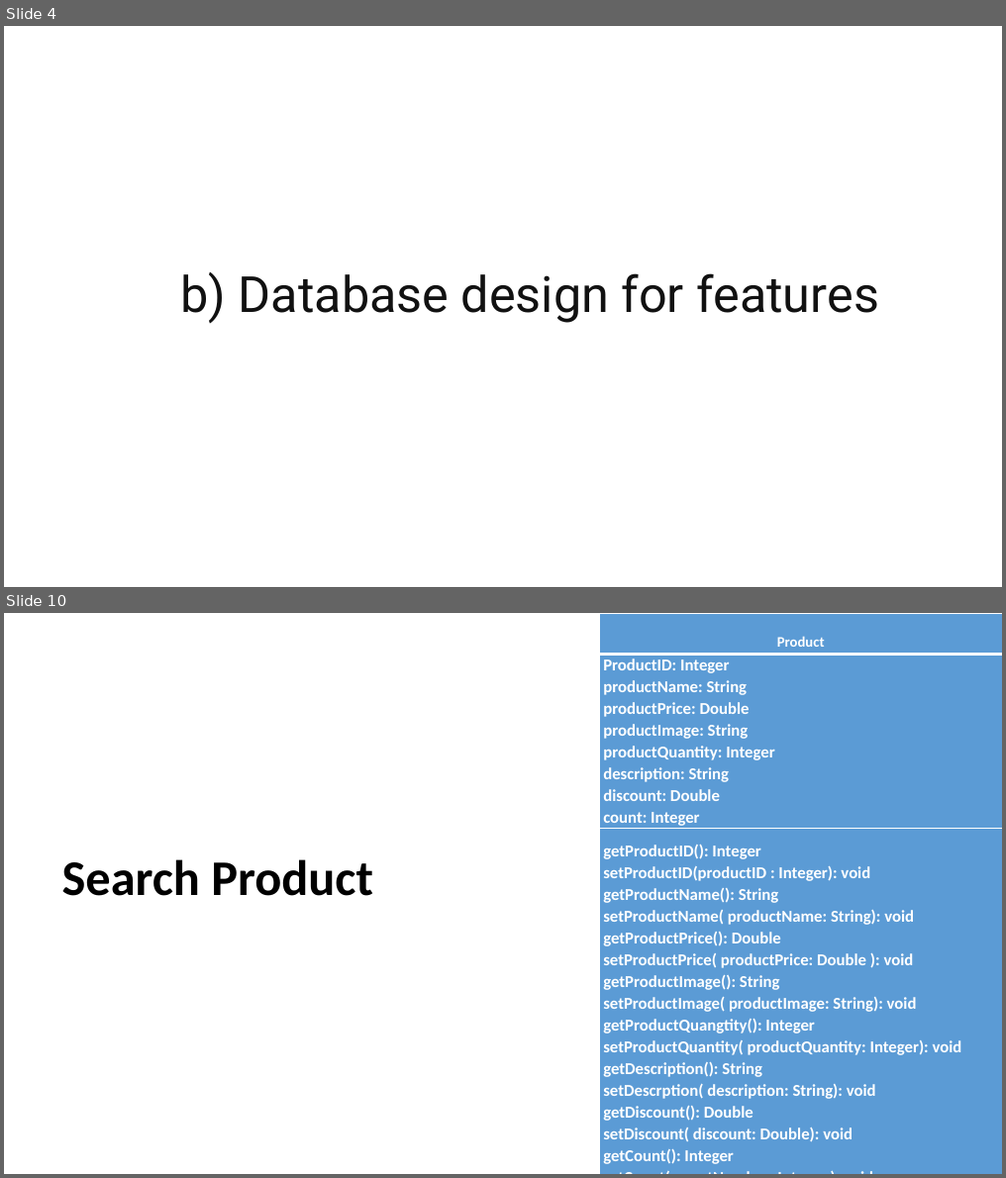
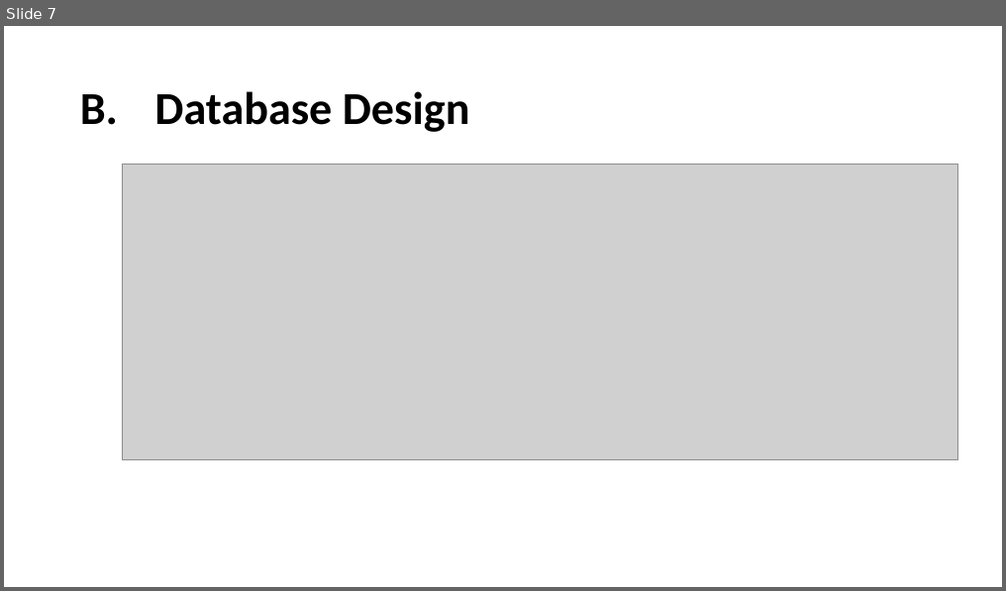
Before and after one commit to tieuduong241096/2017S2-WEB_LAB-, a slide deck: Presentation1.pptx. Shown one above the other, each under a label of ours: slides 4 and 10 before the commit, slide 7 after it; the slides between them are not shown. The pictures are 1006x1178 and 1006x591 pixels, drawn with LibreOffice and Linux fonts; fonts in the diff are those of the drawing; grey boxes stand for pictures. Boxes give left, top, right and bottom in pixels: in the first picture for what was removed or moved away, otherwise in the second. Text is boxed around its words. In the diff, an @@ line names an element or a change of style, - is before the commit and + after.

```diff
--- a/Presentation1.pptx
+++ b/Presentation1.pptx
@@ slide 10 removed at (4, 613, 1002, 1174), background #FFFFFF @@
@@ table removed at (600, 613, 1002, 1174), 3 rows, 1 columns @@
-Product
-ProductID: Integer / productName: String / productPrice: Double / productImage: String / productQuantity: Integer / description: String / discount: Double / count: Integer
-getProductID(): Integer / setProductID(productID : Integer): void / getProductName(): String / setProductName( productName: String): void / getProductPrice(): Double / setProductPrice( productPrice: Double ): void / getProductImage(): String / setProductImage( productImage: String): void / getProductQuangtity(): Integer / setProductQuantity( productQuantity: Integer): void / getDescription(): String / setDescrption( description: String): void / getDiscount(): Double / setDiscount( discount: Double): void / getCount(): Integer / setCount( countNumber: Integer ): void
@@ text removed at (62, 860, 373, 896) @@
-Search Product
@@ what was slide 4 is now slide 7 @@
@@ slide 7 changed as well @@
@@ title at (80, 91, 470, 132): text changed; size 48 to 44 pt; font Roboto to Calibri; text colour #111111 to #000000; bold on @@
-b) Database design for features
+B. Database Design
@@ picture added at (122, 165, 957, 461) @@
```
Also in this commit, not shown: 8 other slides changed, 4 slides added, 5 other slides removed.
